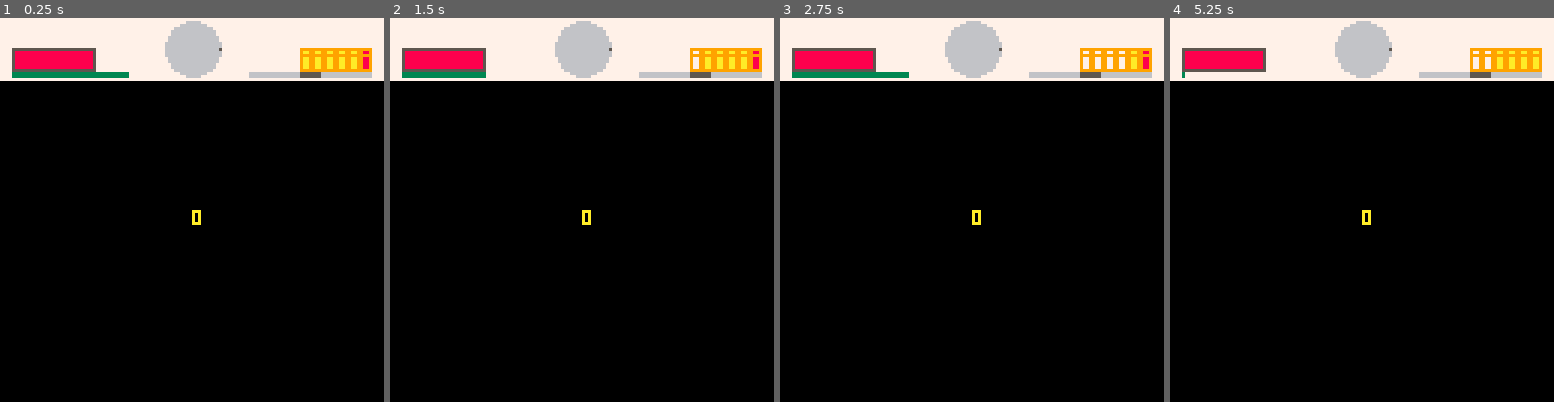
Above: before the commit, frames 1-4 (left to right).
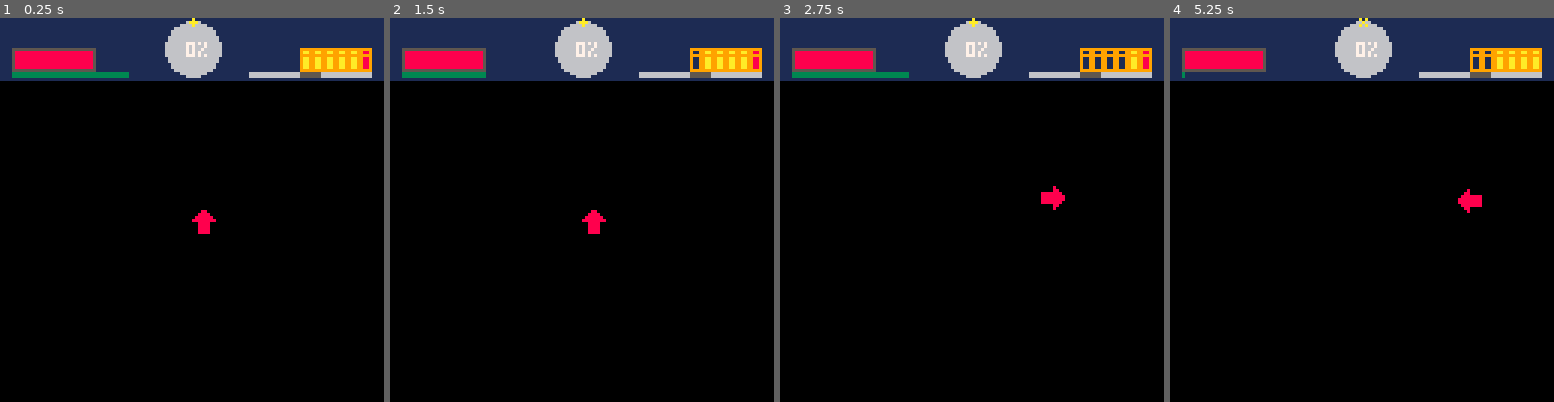
Above: after the commit, the same moments.

Repository: Gariben/Gaming
Game: PICO-8 cartridge Pico-8/Velvolver/velvolver.p8
Same seed, same stepped clock (60 frames per second), same inputs: the game is played once before the commit and once after it.
Inputs:
- Up to frame 1 (0.25 s): no input
- Up to frame 2 (1.5 s): tap X (X key) at 0.33, 1.07 s; tap O (Z key) at 0.7 s
- Up to frame 3 (2.75 s): hold Right 1.6-2.1 s; tap O (Z key) at 1.7, 2.1, 2.5 s; tap X (X key) at 1.85 s; hold Up 2.15-2.42 s; hold Right from 2.47 s (still down)
- Up to frame 4 (5.25 s): tap O (Z key) every 0.4 s from 2.9 to 4.9 s; tap X (X key) at 2.97, 4.08, 5.2 s; release Right at 3.03 s; hold Left 3.08-3.58 s; hold Down 3.63-3.97 s; hold Right 4.02-4.68 s; hold Up 4.73-5.03 s; hold Left from 5.08 s (still down)

The runs differ from the first frame. In frame 1, 12% of the frame differs, in the area x 0-100%, y 0-57%; in frame 2, 12%; in frame 3, 12%; in frame 4, 12%, in the area x 0-100%, y 0-54%.

Commit message:
Added movement sprites, basic movement, ult meter

Diff:
--- a/Pico-8/Velvolver/velvolver.p8
+++ b/Pico-8/Velvolver/velvolver.p8
@@ -14,7 +14,7 @@
 function game_init()
 
 	s={h=100,s=100,u=0,b=6,r=false,rx=83,rs=true}
-	p={x=0,y=0,sp=0,r=false,s=false}
+	p={x=64,y=64,sp=64,r=false,s=false}
 
 	--ui elements
 	ui={by=20}
@@ -28,6 +28,7 @@
 
 function game_draw()
 	cls()
+	player_draw()
 	ui_draw()
 end
 
@@ -37,15 +38,57 @@
 end
 
 function game_update()
-	--inputs
-
-	if(btnp(5)) then
-		roll()
-	end
-
-	if(btnp(4)) then
-		--shots fired!
-		gun()
+	--movements
+
+	--primitive
+	if(btn(0) and btn(2)) then
+	--top left
+		p.sp=83
+		p.y-=1
+		p.x-=1
+	elseif(btn(0) and btn(3)) then
+	--left down
+		p.sp=82
+		p.x-=1
+		p.y+=1
+	elseif(btn(1) and btn(2)) then
+	--top right
+		p.sp=80
+		p.x+=1
+		p.y-=1
+	elseif(btn(1) and btn(3)) then
+	--right down
+		p.sp=81
+		p.x+=1
+		p.y+=1
+	elseif(btn(0)) then
+		p.sp=67
+		p.x-=1
+	elseif(btn(1)) then
+		p.sp=65
+		p.x+=1
+	elseif(btn(2)) then
+		p.sp=64
+		p.y-=1
+	elseif(btn(3)) then
+		p.sp=66
+		p.y+=1
+	end
+
+	if(p.x<0)then p.x=0 end
+	if(p.y<0)then p.y=0 end
+	if(p.x>120)then p.x=120 end
+	if(p.y>120)then p.y=120 end
+
+
+	--actions
+	if(s.u>=100 and (btnp(5) and btnp(4))) then
+		ult()
+		elseif(btnp(5)) then
+			roll()
+		elseif(btnp(4)) then
+			--shots fired!
+			gun()
 	end
 
 
@@ -65,6 +108,12 @@
 		s.s+=2
 	end
 
+	if(s.u>100) then
+		s.u=100
+	elseif (s.u<0) then
+		s.u=0
+	end
+
 
 
 end
@@ -73,7 +122,7 @@
 
 function ui_draw()
 	--border
-	rectfill(0,0,127,ui.by,7)
+	rectfill(0,0,127,ui.by,1)
 
 	--draw health frame
 	rect(4,ui.by-10,31,ui.by-3,5)
@@ -92,51 +141,55 @@
 
 
 	if(s.u>((1*100)/6)) then
-		circfill(69,7,2,9)
+		circfill(69,7,2,5)
 	end
 
 	if(s.u>((1*100)/3)) then
-		circfill(69,13,2,9)
+		circfill(69,13,2,5)
 	end
 	if(s.u>((1*100)/2)) then
-		circfill(64,16,2,9)
+		circfill(64,16,2,5)
 	end
 	if(s.u>((2*100)/3)) then
-		circfill(59,13,2,9)
+		circfill(59,13,2,5)
 	end
 	if(s.u>((5*100)/6)) then
-			circfill(59,7,2,9)
+			circfill(59,7,2,5)
 	end
 	if(s.u==100) then
-		circfill(64,4,2,9)
-	end
-…(4 lines of a section not shown)…
-	for i=0,2*3.14*(s.u/100),(2*3.14/360) do
-		cx=64 + 9*cos(i)
-		cxd=cx%1
-		if (cxd>0.5) then
-			cxd=1-cxd
-			cx=cx+cxd
-		else
-			cx=cx-cxd
-		end
-		cy=10 + 9*sin(i)
-		cyd=cy%1
-		if (cyd>0.5) then
-			cyd=1-cyd
-			cy=cy+cyd
-		else
-			cy=cy-cyd
-		end
-
-		pset(cx,cy,5)
+		circfill(64,4,2,5)
+	end
+
+
+
+	--draw ult meter
+	for i=0,360*(s.u/100)/6.28,0.1 do
+		cx=64-flr(9*cos(((i-43)*3.14)/180)+0.5)
+		cy=10+flr(9*sin(((i-43)*3.14)/180)+0.5)
+		curx=cx
+		cury=cy
+		pset(cx,cy,9)
+	end
+
+	if(s.u<=9) then
+		print(s.u.."%",62,8,7)
+	elseif(s.u>=100) then
+		print("a+b",62-3,8,t%3+8)
+	elseif(s.u>=10) then
+		print(s.u.."%",62-2,8,7)
+	end
+
+	--draw current position
+	if (s.u<100 and t%40<20)  then
+		--circfill(curx,cury,1,10)
+		line(curx-1,cury,curx+1,cury,10)
+		line(curx,cury-1,curx,cury+1,10)
+	elseif(s.u<100) then
+		line(curx-1,cury-1,curx+1,cury+1,10)
+		line(curx+1,cury-1,curx-1,cury+1,10)
 	end
 
 	--draw bullet count
-
 	if(s.b>0 and s.rs==true) then
 		rectfill(120,ui.by-10,123,ui.by-3,8)
 	elseif (s.b>0 and s.rs==false) then
@@ -164,11 +217,13 @@
 	if(s.r==true and s.rx<124) then
 		line(s.rx,ui.by-4,s.rx,ui.by,10)
 	end
-
-
-	print(s.u,64,64,10)
-end
-
+end
+
+function player_draw()
+
+	spr(p.sp,p.x,p.y)
+
+end
 
 
 
@@ -196,7 +251,7 @@
 		else
 			if(s.rx>=100 and s.rx<106) then
 				sfx(3,0,0)
-				s.u+=5
+				s.u+=10
 				s.rs=true
 			else
 				sfx(4,0,0)
@@ -214,7 +269,11 @@
 		sfx(5,0,0)
 		s.s=s.s-98
 	end
-
+end
+
+function ult()
+	sfx(6,0,0)
+	s.u=0
 end
 
 
Not shown, changed: 32 lines of the sprite sheet (__gfx__) section of Pico-8/Velvolver/velvolver.p8
Not shown, changed: the sound effects (__sfx__) section of Pico-8/Velvolver/velvolver.p8
